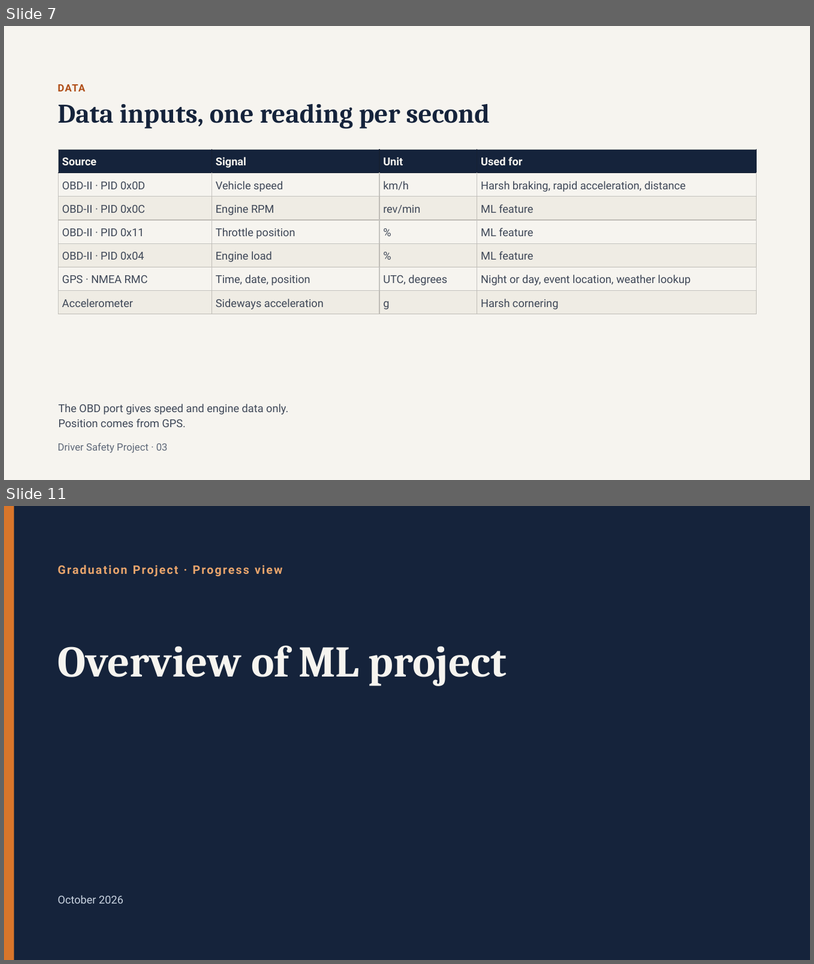
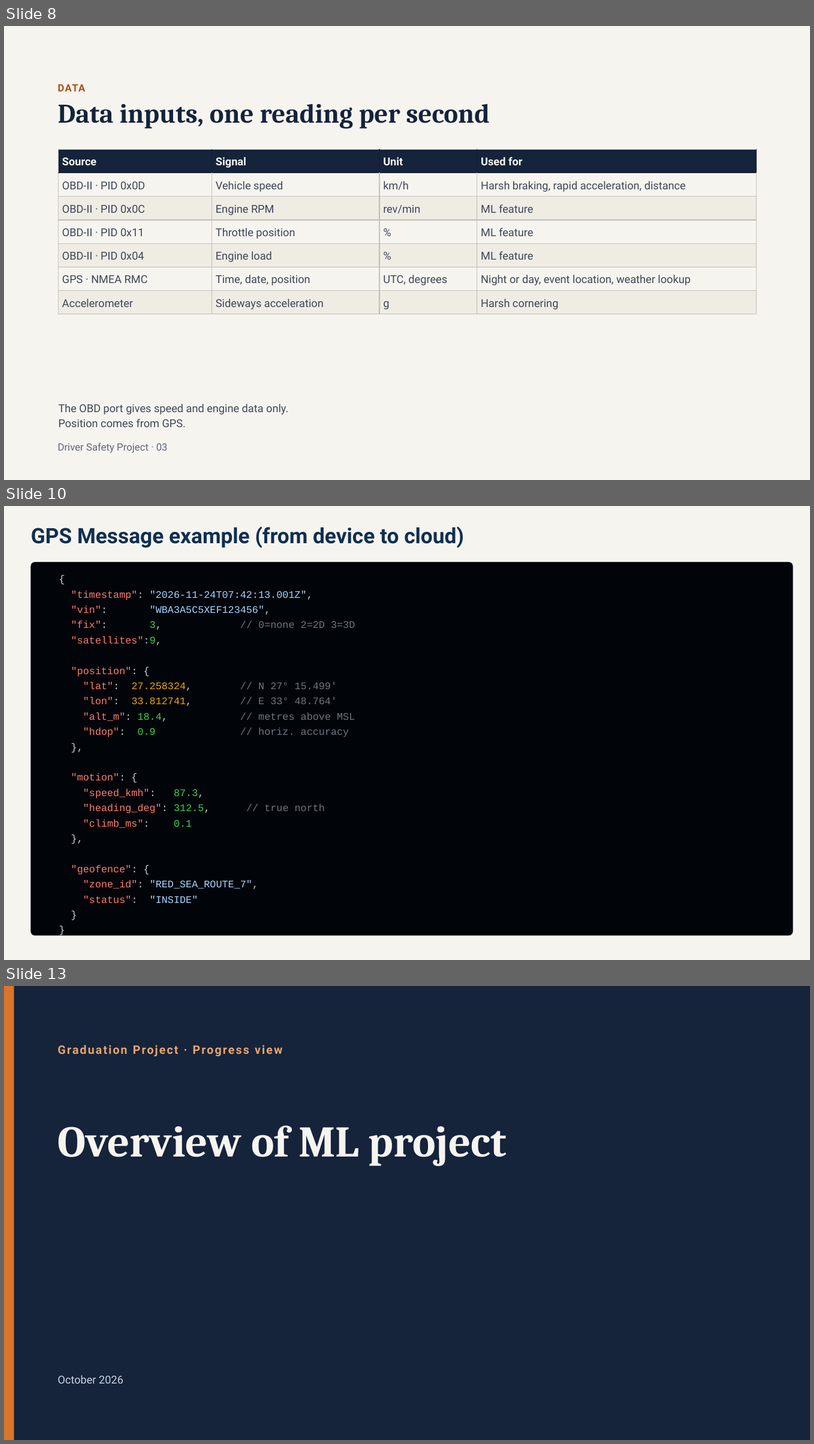
Before and after one commit to Osama-Gamil/Driver-Behaviour-PR, a slide deck: presentation/Driver_Safety_Project_organized.pptx. Shown one above the other, each under a label of ours: slides 7 and 11 before the commit, slides 8, 10 and 13 after it; the slides between them are not shown. The pictures are 814x964 and 814x1444 pixels, drawn with LibreOffice and Linux fonts; fonts in the diff are those of the drawing. Boxes give left, top, right and bottom in pixels: in the first picture for what was removed or moved away, otherwise in the second. Text is boxed around its words. In the diff, an @@ line names an element or a change of style, - is before the commit and + after.

```diff
--- a/presentation/Driver_Safety_Project_organized.pptx
+++ b/presentation/Driver_Safety_Project_organized.pptx
@@ slide 10 added at (4,506,810,960), background #F6F4EF @@
@@ title added at (31,526,464,548), 25.2 pt, text #102F51, bold @@
+GPS Message example (from device to cloud)
@@ rounded rectangle added at (30,562,793,935), fill #010409, outline #30363D 0.5 pt @@
@@ text added at (71,591,355,903), 12 pt, text #FF7B72 @@
+{
+"timestamp": "2026-11-24T07:42:13.001Z",
+"vin": "WBA3A5C5XEF123456",
+"fix": 3, // 0=none 2=2D 3=3D
+"satellites":9,
+"position": {
+"lat": 27.258324, // N 27° 15.499'
+"lon": 33.812741, // E 33° 48.764'
+"alt_m": 18.4, // metres above MSL
+"hdop": 0.9 // horiz. accuracy
+},
+"motion": {
+"speed_kmh": 87.3,
+"heading_deg": 312.5, // true north
+"climb_ms": 0.1
+},
+"geofence": {
+"zone_id": "RED_SEA_ROUTE_7",
+"status": "INSIDE"
+}
+}
@@ what was slide 7 is now slide 8 @@
@@ what was slide 11 is now slide 13 @@
```
Also in this commit, not shown: 1 slide changed, 3 other slides added, 2 slides removed.
